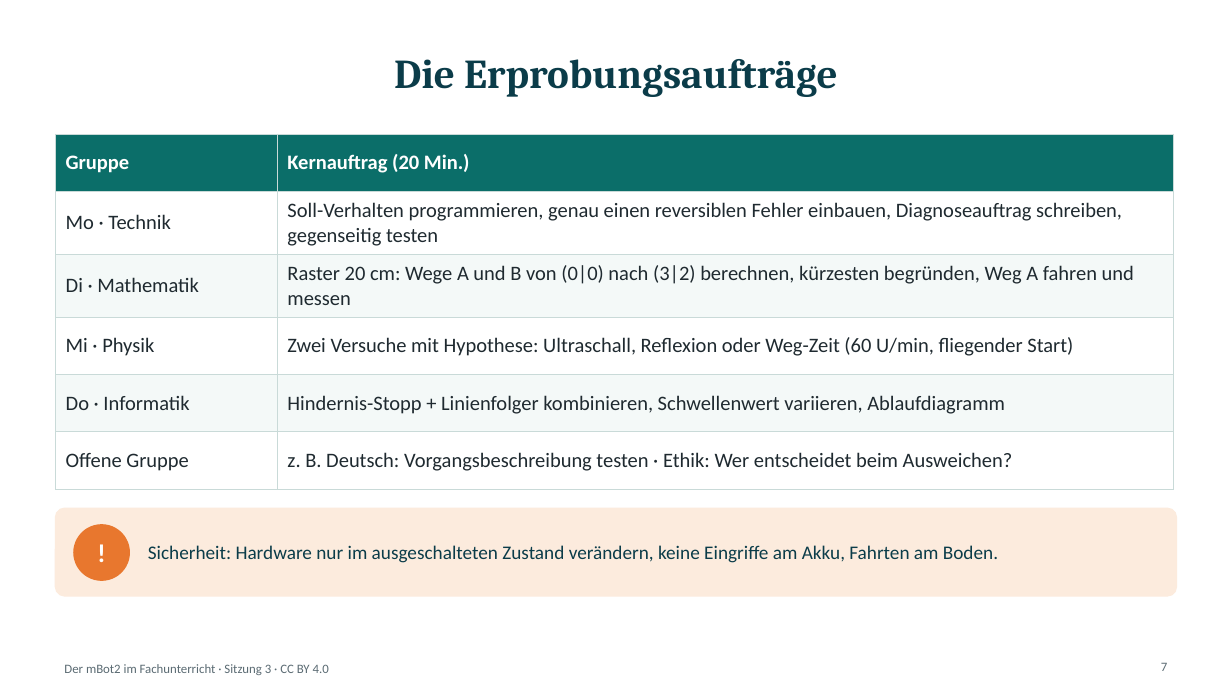
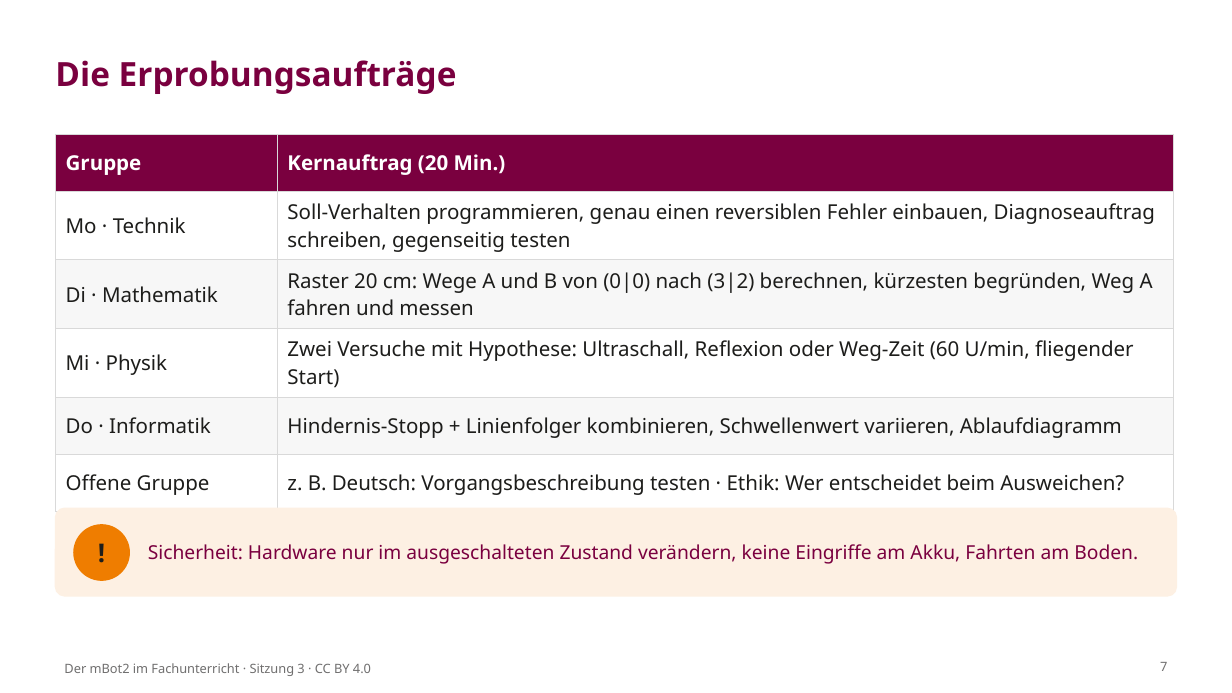
Before and after one commit to OVGU-VET-TechEd/MBOT2_Weiterbildung, a slide deck: slide 7 of Session_3_Fachtransfer_Projektwoche/S3_Folien.pptx. Drawn at 1232x693 pixels with LibreOffice and Linux fonts; fonts in the diff are those of the drawing; background and template pictures are left out. Boxes give left, top, right and bottom in pixels: in the first picture for what was removed or moved away, otherwise in the second. Text is boxed around its words. In the diff, an @@ line names an element or a change of style, - is before the commit and + after.

```diff
--- a/Session_3_Fachtransfer_Projektwoche/S3_Folien.pptx
+++ b/Session_3_Fachtransfer_Projektwoche/S3_Folien.pptx
@@ title "Die Erprobungsaufträge" at <box>55,60,457,94</box>: size 32 to 26 pt, font Cambria to Noto Sans, text colour #0B3C49 to #7A003F; alignment centre to left @@
@@ table at <box>55,134,1174,499</box> @@
@@ fill #0B6E69 to #7A003F in row 1 @@
@@ fill #F4F9F8 to #F7F7F7 in 4 cells @@
@@ font Calibri to Noto Sans, text colour #1F2A30 to #1D1D1B @@
@@ borders changed @@
@@ rounded rectangle at <box>55,508,1177,596</box>: fill #FCEBDD to #FDF0E3; outline #FCEBDD 1 pt to #FDF0E3 1 pt @@
@@ text "Sicherheit: Hardware nur im ausgeschalteten ..." at <box>148,544,1138,564</box>: font Calibri to Noto Sans, text colour #0B3C49 to #7A003F @@
@@ text "!" at <box>74,525,129,580</box>: font Calibri to Noto Sans, text colour #FFFFFF to #1D1D1B @@
@@ ellipse at <box>74,525,129,580</box>: fill #E8772E to #EF7D00; outline #E8772E 1 pt to #EF7D00 1 pt @@
@@ text "Der mBot2 im Fachunterricht · ..." at <box>64,663,371,676</box>: font Calibri to Noto Sans, text colour #5B6B73 to #706F6F @@
@@ page number at <box>1160,662,1167,671</box>: font Calibri to Noto Sans, text colour #5B6B73 to #706F6F @@
```
Also in this commit, not shown: 13 other slides changed, 57 other files.
